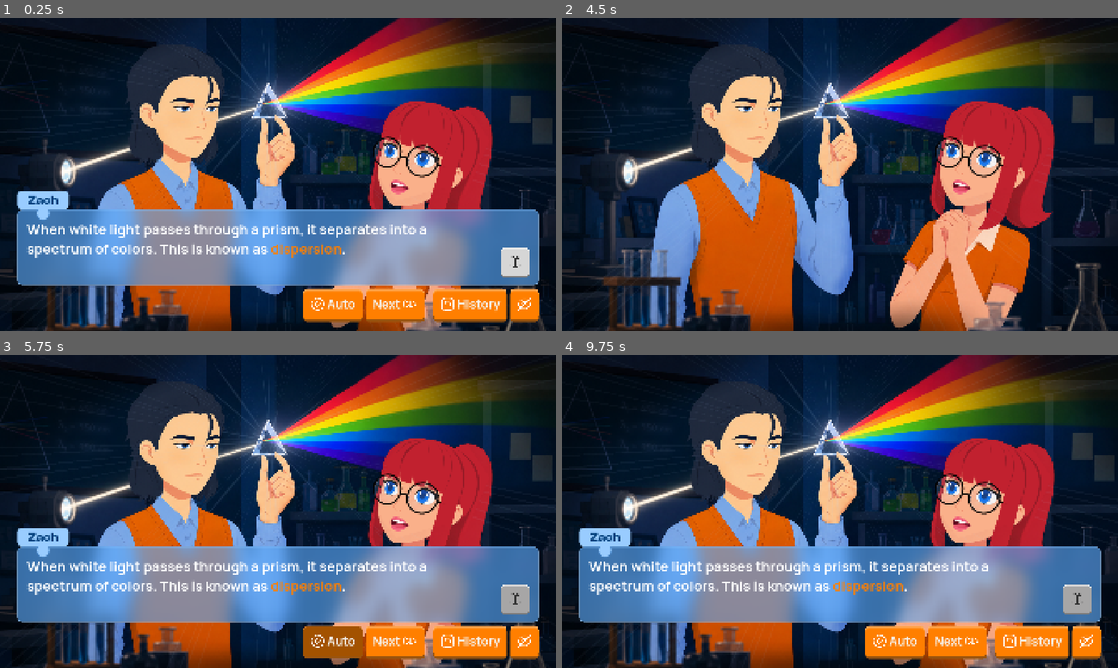
Above: before the commit, frames 1-4 (two rows, left to right).
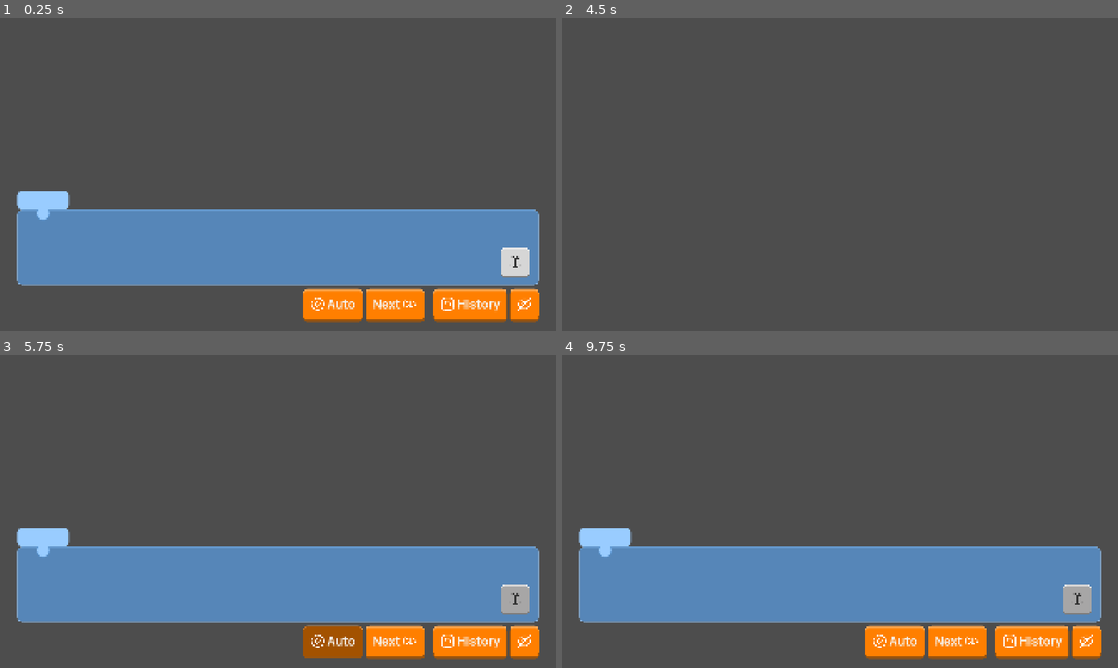
Above: after the commit, the same moments.

Repository: Daniel-Ope06/qzed_adaptive_vn_poc
Game: Godot game, scene res://scenes/core/main_game.tscn
The game is run twice, just before and just after one commit, with the same random seed, the same clock (stepped at 60 frames per second) and the same inputs. This scene is started directly instead of the project's main scene.
Inputs (mouse positions are in pixels of both pictures, inside the frame that each line leads up to):
- Up to frame 1 (0.25 s): no input
- Up to frame 2 (4.5 s): click "Next" at 0.5 s; click "Next" at 1.25 s; click (1079, 262) at 2 s; click "Auto" at 2.75 s; click "History" at 3.5 s; click (1084, 302) at 4.25 s
- Up to frame 3 (5.75 s): tap Enter (ui_accept) at 5, 5.27 s; move the mouse to (400, 495) at 5.02 s; click (400, 495) at 5.17 s
- Up to frame 4 (9.75 s): click (1079, 599) at 5.75 s; click "Auto" at 6.5 s; click "History" at 7.25 s; click (1084, 639) at 8 s; tap Enter (ui_accept) at 8.75, 9.02 s; move the mouse to (728, 527) at 8.77 s; click (728, 527) at 8.92 s; click (1079, 599) at 9.5 s

The runs differ from the first frame. In frame 1, 89% of the frame differs, in the area x 0-100%, y 0-100%; in frame 2, 99%; in frame 3, 89%; in frame 4, 89%.
Error after the commit: Invalid access to property or key 'EVENT_CG' on a base object of type 'Dictionary'. (res://scenes/core/main_game.gd:10)

Commit message:
refactor(core): rename visual types

Diff:
--- a/scenes/core/visual_layer.gd
+++ b/scenes/core/visual_layer.gd
@@ -1,35 +1,28 @@
 extends Control
 
 enum VisualType {
-	EVENT_CG,
-	STANDARD_DIALOGUE,
-	PANORAMIC_CG
+	STATIC_CG,
+	ANIMATED_CG,
+	DIALOGUE_CG
 }
 
 @onready var background: TextureRect = $Background
 
 func display_scene(type: VisualType, asset_path: String) -> void:
 	match type:
-		VisualType.EVENT_CG:
-			_show_event_cg(asset_path)
-		VisualType.STANDARD_DIALOGUE:
-			pass # Add sprite handling here next
-		VisualType.PANORAMIC_CG:
-			pass # Add the Camera2D pan logic here later
+		VisualType.STATIC_CG:
+			_show_static_cg(asset_path)
+		VisualType.ANIMATED_CG:
+			pass
+		VisualType.DIALOGUE_CG:
+			pass # Add sprite handling
 
-func _show_event_cg(cg_path: String) -> void:
+func _show_static_cg(cg_path: String) -> void:
 	# Load the full-color illustration
 	var texture = load(cg_path)
 	if texture:
 		background.texture = texture
 	else:
 		push_error("Visual Layer: Could not load Event CG at " + cg_path)
-
 	# Ensure the image is static and centered
 	background.stretch_mode = TextureRect.STRETCH_KEEP_ASPECT_COVERED
-
-	# Reset any Panoramic camera movement (to be implemented)
-	# $Camera2D.position = Vector2.ZERO
-
-	# Hide character sprites, as Event CGs are unified shots (to be implemented)
-	# $SpriteContainer.hide()
